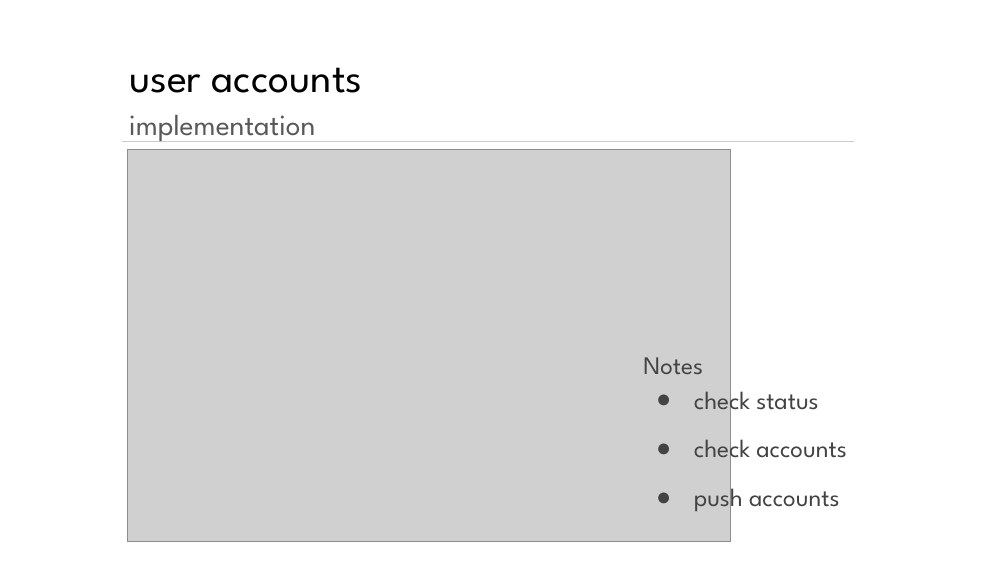
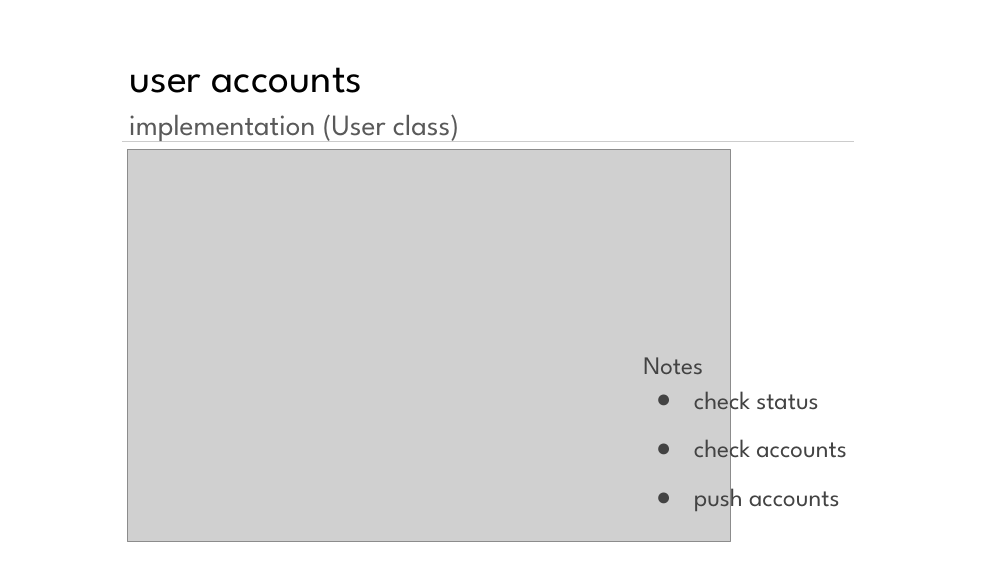
Before and after one commit to vincentd123/Postman-Object-Models, a slide deck: slide 30 of test automation & Digital QA Summit #TAS19.pptx. Drawn at 1008x567 pixels with LibreOffice and Linux fonts; fonts in the diff are those of the drawing; grey boxes stand for pictures; background and template pictures are left out. Boxes give left, top, right and bottom in pixels: in the first picture for what was removed or moved away, otherwise in the second. Text is boxed around its words. In the diff, an @@ line names an element or a change of style, - is before the commit and + after.

```diff
--- a/test automation & Digital QA Summit #TAS19.pptx
+++ b/test automation & Digital QA Summit #TAS19.pptx
@@ subtitle at (129, 114, 459, 142): text changed @@
-implementation
+implementation (User class)
```
Also in this commit, not shown: 4 other slides changed.
